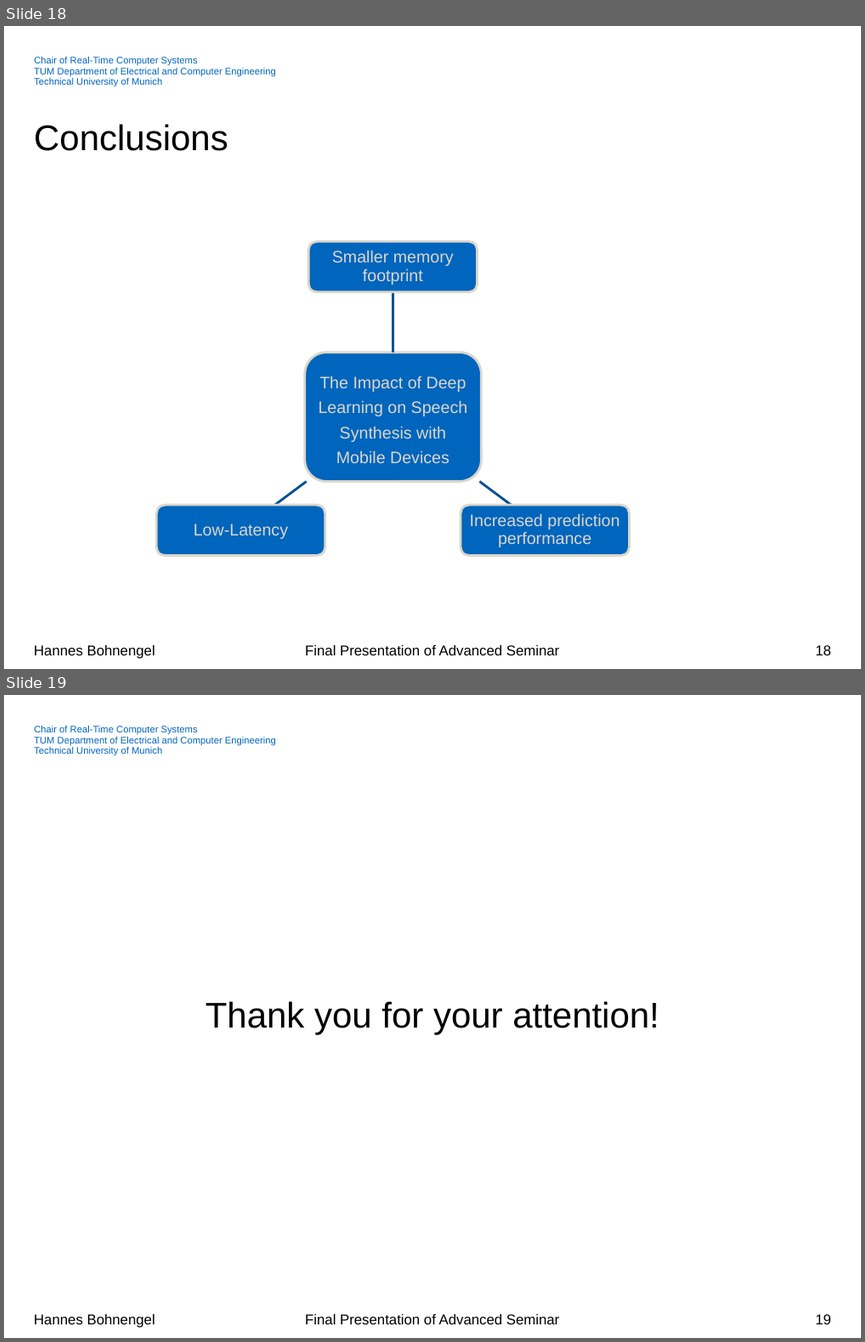
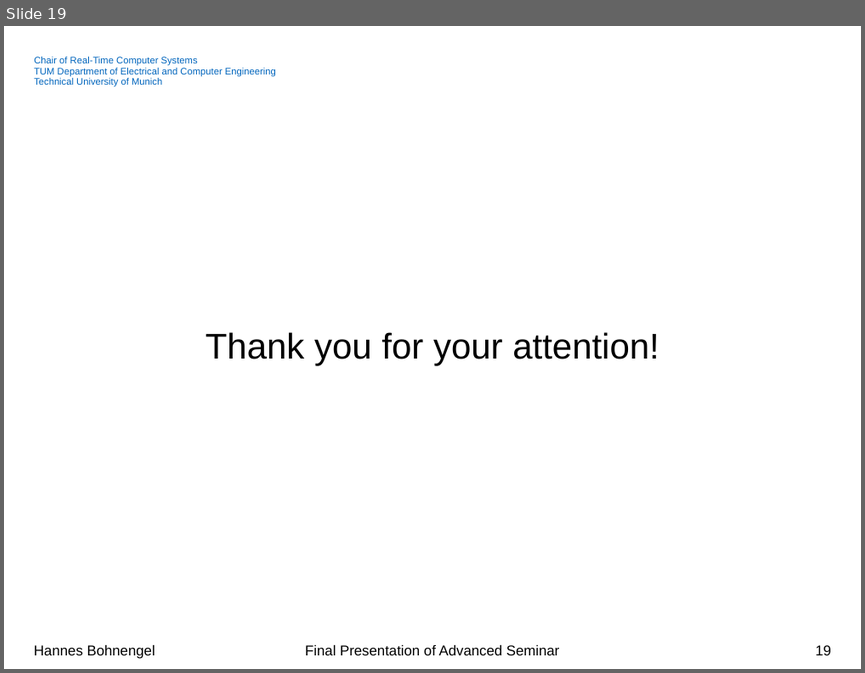
Before and after one commit to hannesb0/deeplearning, a slide deck: pres/Final_Presentation_V02.pptx. Shown one above the other, each under a label of ours: slides 18 and 19 before the commit, slide 19 after it. The pictures are 865x1342 and 865x673 pixels, drawn with LibreOffice and Linux fonts; fonts in the diff are those of the drawing; background and template pictures are left out. Boxes give left, top, right and bottom in pixels: in the first picture for what was removed or moved away, otherwise in the second. Text is boxed around its words. In the diff, an @@ line names an element or a change of style, - is before the commit and + after.

```diff
--- a/pres/Final_Presentation_V02.pptx
+++ b/pres/Final_Presentation_V02.pptx
@@ slide 18 removed at <box>4,26,861,669</box>, background #FFFFFF; not listed: 3 template elements that a slide beside it also shows @@
@@ title removed at <box>34,124,228,151</box> @@
-Conclusions
@@ group removed at <box>156,241,630,556</box>: 4 rounded rectangles, 4 texts, 3 freeform shapes @@
-The Impact of Deep Learning on Speech Synthesis with Mobile Devices
-Smaller memory footprint
-Increased prediction performance
-Low-Latency
@@ page number removed at <box>815,645,831,655</box> @@
-18
```
Also in this commit, not shown: 12 slides changed, 5 slides added, 1 other slide removed.
